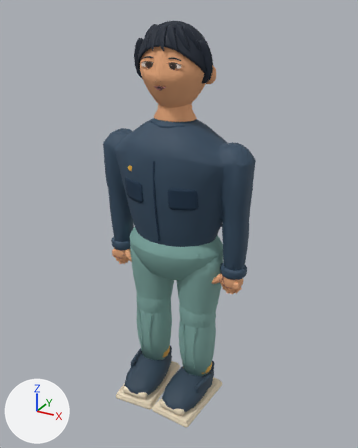
The Blender file models/atrium/residents/chen.blend, before and after one commit.
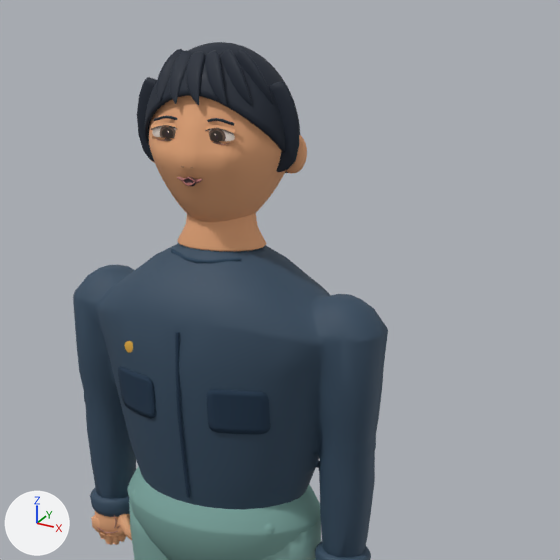
Each version is shown whole from a 50 mm camera at (0.975, -1.739, 1.746) aimed at (0.026, -0.014, 0.883), then close up on the part from 19% to 95% of the width and 0% to 61% of the height. The axes (+X, +Y, +Z) are drawn at lower left. The lights are the same throughout. The first two pictures are the older version.

Names of what the first close-up shows: 'Hair continuous scalp', 'Hair swept fringe 1', 'Hair swept fringe 3', 'Hair swept fringe 4', 'Hair temple 1', 'Head', 'Jacket welt pocket_-1', 'Jacket welt pocket_1', 'Jacket zipper', 'Neck', 'SkinnedArticulationCore', 'TrouserSeat' and 22 more.
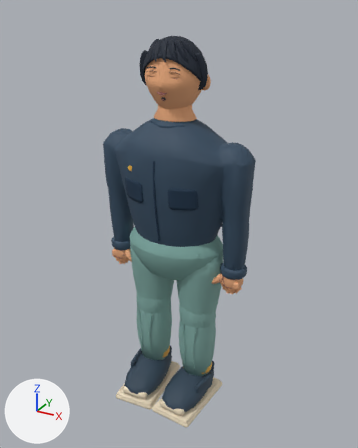
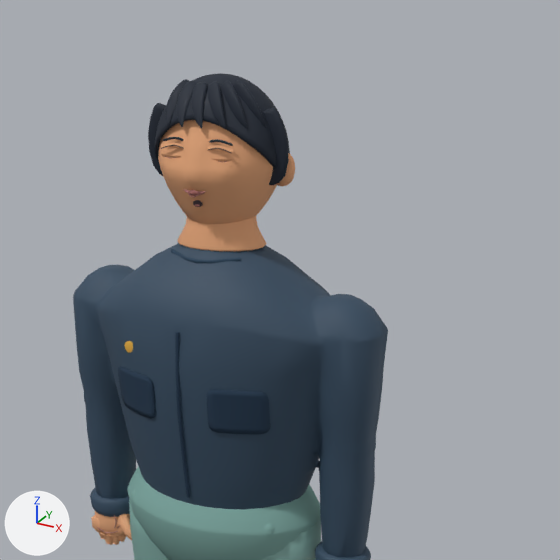
ob_headpivot is not drawn itself; it is the parent of ob_head, ob_earshell__1, ob_earconcha__1, ob_eyepivot__1, ob_browpivot__1, ob_earshell_1, ob_earconcha_1, ob_eyepivot_1.

Where the newer file only moved an object's origin or applied its transform, the numbers keep the older frame.

Location of each change, [x1, y1, x2, y2] in pixels of the close-ups (560 x 560 px):
```json
{"object": "Head", "change": "moved, rescaled", "before": [149, 96, 286, 222], "after": [158, 120, 277, 224], "on screen": "13% narrower, 17% shorter"}
{"object": "Hair continuous scalp", "change": "moved, rescaled", "before": [145, 42, 301, 173], "after": [155, 73, 290, 186], "on screen": "13% narrower, 14% shorter"}
{"object": "Hair temple 1", "change": "moved, rescaled", "before": [270, 82, 299, 172], "after": [263, 108, 289, 185], "on screen": "10% narrower, 14% shorter"}
{"object": "Hair temple -1", "change": "moved, rescaled", "before": [137, 77, 157, 161], "after": [148, 103, 166, 175], "on screen": "10% narrower, 14% shorter"}
{"object": "Hair swept fringe 4", "change": "moved, rescaled", "before": [220, 49, 252, 106], "after": [221, 81, 248, 129], "on screen": "15% narrower, 16% shorter"}
{"object": "Hair swept fringe 5", "change": "moved, rescaled", "before": [234, 49, 273, 105], "after": [233, 80, 266, 128], "on screen": "15% narrower, 14% shorter"}
{"object": "Hair swept fringe 1", "change": "moved, rescaled", "before": [169, 50, 193, 104], "after": [177, 81, 197, 127], "on screen": "16% narrower, 15% shorter"}
{"object": "Hair swept fringe 3", "change": "moved, rescaled", "before": [205, 50, 227, 106], "after": [207, 81, 226, 129], "on screen": "13% narrower, 14% shorter"}
{"object": "Hair swept fringe 2", "change": "moved, rescaled", "before": [186, 51, 205, 105], "after": [191, 82, 207, 128], "on screen": "15% narrower, 15% shorter"}
{"object": "Hair swept fringe 0", "change": "moved, rescaled", "before": [156, 49, 183, 103], "after": [165, 79, 189, 125], "on screen": "11% narrower, 15% shorter"}
{"object": "EarShell_1", "change": "moved, rescaled", "before": [285, 135, 307, 174], "after": [277, 153, 295, 186], "on screen": "17% narrower, 15% shorter"}
{"object": "UpperLidSkin_1", "change": "moved, rescaled", "before": [206, 125, 235, 133], "after": [208, 145, 233, 152], "on screen": "13% narrower, 11% shorter"}
{"object": "UpperLidSkin_-1", "change": "moved, rescaled", "before": [150, 122, 177, 129], "after": [160, 143, 183, 148]}
{"object": "Brow_1", "change": "moved, rescaled", "before": [207, 118, 234, 126], "after": [209, 139, 233, 146], "on screen": "11% narrower, 11% shorter"}
{"object": "Brow_-1", "change": "moved, rescaled", "before": [154, 116, 177, 121], "after": [163, 137, 184, 141], "on screen": "8% narrower, 17% shorter"}
{"object": "MouthClosed", "change": "moved, rescaled", "before": [177, 177, 203, 183], "after": [184, 189, 206, 196]}
{"object": "LowerLidSkin_1", "change": "moved, rescaled", "before": [211, 141, 234, 144], "after": [211, 158, 232, 161]}
{"object": "LowerLidSkin_-1", "change": "moved, rescaled", "before": [152, 136, 175, 140], "after": [161, 154, 181, 158]}
{"object": "UpperLid_1", "change": "moved, rescaled", "before": [205, 128, 233, 134], "after": [208, 148, 232, 154]}
{"object": "UpperLid_-1", "change": "moved, rescaled", "before": [151, 125, 177, 130], "after": [161, 145, 184, 149], "on screen": "11% narrower, 17% shorter"}
{"object": "MouthOpenUpperRim", "change": "moved, rescaled", "before": [182, 177, 195, 182], "after": [187, 190, 199, 194], "on screen": "7% narrower, 17% shorter"}
{"object": "MouthOpenLowerRim", "change": "moved, rescaled", "before": [183, 181, 195, 186], "after": [188, 193, 199, 198]}
```

Edits to the scene script, one JSON object a line:
```json
{"op": "set", "path": "ob_headpivot.location", "old": "(0.0, 0.0, 1.521)", "new": "(0.0, 0.0, 1.491)"}
{"op": "set", "path": "ob_headpivot.scale", "old": "(0.629, 0.595, 0.589)", "new": "(0.548, 0.518, 0.513)"}
```
